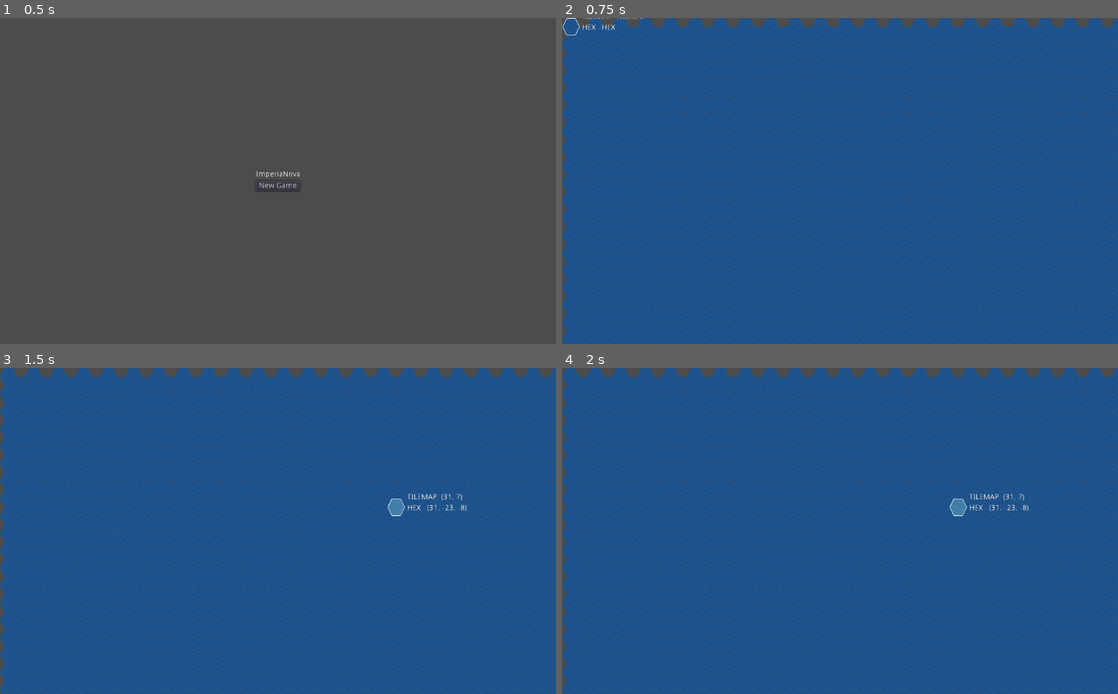
Above: before the commit, frames 1-4 (two rows, left to right).
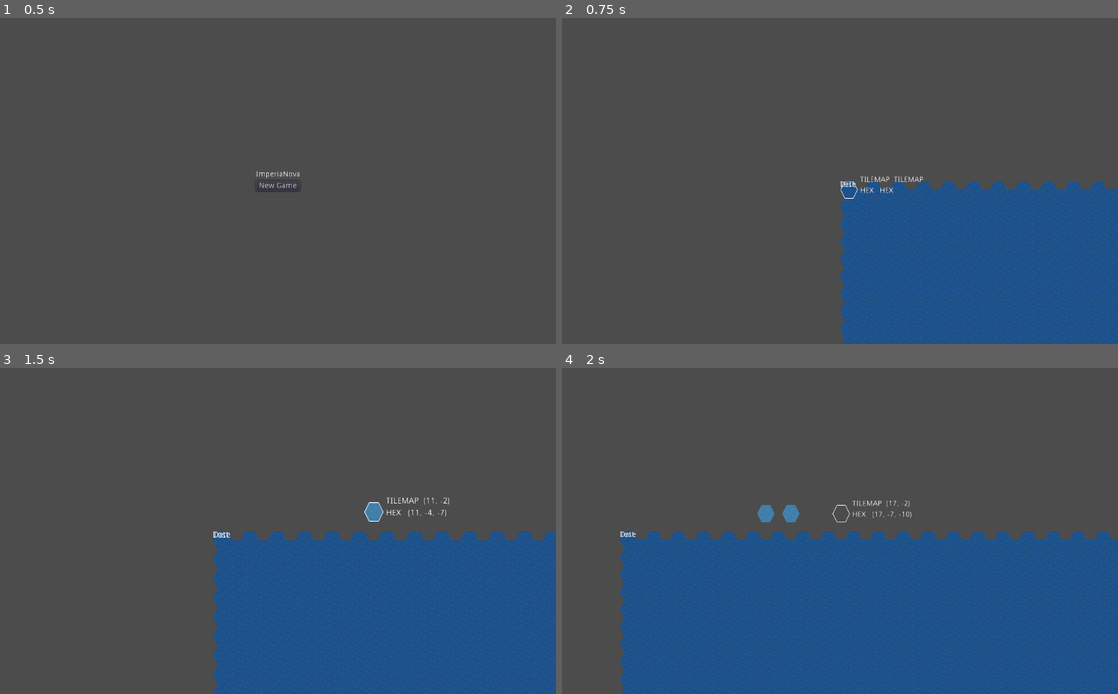
Above: after the commit, the same moments.

Repository: eranimo/imperianova
Game: Godot game, scene res://scenes/MainMenu/MainMenu.tscn
Two runs of this game, one before a commit and one after it. Both use one fixed random seed, a clock stepped at 60 frames per second and the inputs below.
Inputs (mouse positions are in pixels of both pictures, inside the frame that each line leads up to):
- Up to frame 1 (0.5 s): no input
- Up to frame 2 (0.75 s): click "New Game" at 0.5 s
- Up to frame 3 (1.5 s): tap Enter at 1.25 s; move the mouse to (400, 514) at 1.27 s; hold D (view_pan_right, bound only after the commit) from 1.28 s (still down); hold Mouse wheel up (view_zoom_in, bound only after the commit) from 1.28 s (still down); click (400, 514) at 1.42 s
- Up to frame 4 (2 s): keep holding D (view_pan_right, bound only after the commit); keep holding Mouse wheel up (view_zoom_in, bound only after the commit); click (962, 514) at 1.52 s; tap Mouse wheel down (view_zoom_out, bound only after the commi… at 1.55 s

Frame 1 is identical in both runs. In frame 2, 75% of the frame differs, in the area x 0-100%, y 0-100%; in frame 3, 69%; in frame 4, 56%.

Commit message:
fixed camera panning, zooming

Diff:
--- a/project.godot
+++ b/project.godot
@@ -42,9 +42,39 @@
 , Object(InputEventMouseButton,"resource_local_to_scene":false,"resource_name":"","device":0,"alt":false,"shift":false, …(202 unchanged characters)…
  ]
 }
-move_map={
+view_pan_mouse={
 "deadzone": 0.5,
 "events": [ Object(InputEventMouseButton,"resource_local_to_scene":false,"resource_name":"","device":0,"alt":false,"shi …(212 unchanged characters)…
+ ]
+}
+view_zoom_in={
+"deadzone": 0.5,
+"events": [ Object(InputEventMouseButton,"resource_local_to_scene":false,"resource_name":"","device":0,"alt":false,"shift":false,"control":false,"meta":false,"command":false,"button_mask":0,"position":Vector2( 0, 0 ),"global_position":Vector2( 0, 0 ),"factor":1.0,"button_index":4,"pressed":false,"doubleclick":false,"script":null)
+ ]
+}
+view_zoom_out={
+"deadzone": 0.5,
+"events": [ Object(InputEventMouseButton,"resource_local_to_scene":false,"resource_name":"","device":0,"alt":false,"shift":false,"control":false,"meta":false,"command":false,"button_mask":0,"position":Vector2( 0, 0 ),"global_position":Vector2( 0, 0 ),"factor":1.0,"button_index":5,"pressed":false,"doubleclick":false,"script":null)
+ ]
+}
+view_pan_up={
+"deadzone": 0.5,
+"events": [ Object(InputEventKey,"resource_local_to_scene":false,"resource_name":"","device":0,"alt":false,"shift":false,"control":false,"meta":false,"command":false,"pressed":false,"scancode":87,"unicode":0,"echo":false,"script":null)
+ ]
+}
+view_pan_down={
+"deadzone": 0.5,
+"events": [ Object(InputEventKey,"resource_local_to_scene":false,"resource_name":"","device":0,"alt":false,"shift":false,"control":false,"meta":false,"command":false,"pressed":false,"scancode":83,"unicode":0,"echo":false,"script":null)
+ ]
+}
+view_pan_left={
+"deadzone": 0.5,
+"events": [ Object(InputEventKey,"resource_local_to_scene":false,"resource_name":"","device":0,"alt":false,"shift":false,"control":false,"meta":false,"command":false,"pressed":false,"scancode":65,"unicode":0,"echo":false,"script":null)
+ ]
+}
+view_pan_right={
+"deadzone": 0.5,
+"events": [ Object(InputEventKey,"resource_local_to_scene":false,"resource_name":"","device":0,"alt":false,"shift":false,"control":false,"meta":false,"command":false,"pressed":false,"scancode":68,"unicode":0,"echo":false,"script":null)
  ]
 }
 
--- a/scenes/GameView/GameView.gd
+++ b/scenes/GameView/GameView.gd
@@ -1,23 +1,5 @@
-extends Camera2D
-
-var fixed_toggle_point = Vector2(0,0)
-
+extends Node2D
 
 func _ready():
 	var map = get_node("Map")
-	map.call("setup_map", 100, 50)
-
-func _process(delta):
-	# This happens once 'move_map' is pressed
-	if Input.is_action_just_pressed('move_map'):
-		var ref = get_viewport().get_mouse_position()
-		fixed_toggle_point = ref
-	# This happens while 'move_map' is pressed
-	if Input.is_action_pressed('move_map'):
-		slide_map_around()
-
-# slides the map around
-func slide_map_around():
-	var ref = get_viewport().get_mouse_position()
-	self.global_position.x += (ref.x - fixed_toggle_point.x) / 20
-	self.global_position.y += (ref.y - fixed_toggle_point.y) / 20
+	map.call("setup_map", 150, 75)
--- a/scenes/GameView/GameView.tscn
+++ b/scenes/GameView/GameView.tscn
@@ -1,9 +1,30 @@
-[gd_scene load_steps=3 format=2]
+[gd_scene load_steps=4 format=2]
 
 [ext_resource path="res://scenes/GameView/GameView.gd" type="Script" id=1]
 [ext_resource path="res://scenes/Map/Map.tscn" type="PackedScene" id=2]
+[ext_resource path="res://scenes/GameView/MapCamera.gd" type="Script" id=3]
 
-[node name="Node2D" type="Camera2D"]
+[node name="Node2D" type="Node2D"]
 script = ExtResource( 1 )
 
 [node name="Map" parent="." instance=ExtResource( 2 )]
+
+[node name="Label" type="Label" parent="Map"]
+margin_right = 40.0
+margin_bottom = 14.0
+text = "Test"
+__meta__ = {
+"_edit_use_anchors_": false
+}
+
+[node name="MapCamera" type="Camera2D" parent="Map"]
+current = true
+script = ExtResource( 3 )
+
+[node name="Label" type="Label" parent="."]
+margin_right = 40.0
+margin_bottom = 14.0
+text = "Date"
+__meta__ = {
+"_edit_use_anchors_": false
+}
--- /dev/null
+++ b/scenes/GameView/MapCamera.gd
@@ -0,0 +1,39 @@
+extends Camera2D
+
+var zoom_step = 0.1
+var min_zoom = 0.5
+var max_zoom = 2.0
+
+var pan_speed = 600
+
+var _mouse_captured = false
+func _unhandled_input(event):
+	# mousewheel zoom
+	if event is InputEventMouseButton:
+		if event.is_action_pressed("view_zoom_in"):
+			zoom /= 1 + zoom_step
+		if event.is_action_pressed("view_zoom_out"):
+			zoom *= 1 + zoom_step
+
+	if event.is_action_pressed("view_pan_mouse"):
+		_mouse_captured = true
+	elif event.is_action_released("view_pan_mouse"):
+		_mouse_captured = false
+
+	print(zoom)
+	if _mouse_captured && event is InputEventMouseMotion:
+		position -= event.relative * zoom #opposite to relative motion, like we're grabbing the map
+
+func _process(delta):
+	var panning = Vector2()
+	if Input.is_action_pressed("view_pan_up"):
+		panning.y -= 1
+	if Input.is_action_pressed("view_pan_down"):
+		panning.y += 1
+	if Input.is_action_pressed("view_pan_left"):
+		panning.x -= 1
+	if Input.is_action_pressed("view_pan_right"):
+		panning.x += 1
+
+	if panning.length_squared() > 0:
+		position += panning.normalized() * pan_speed * delta * zoom
--- a/scenes/HexGrid/HexGrid.gd
+++ b/scenes/HexGrid/HexGrid.gd
@@ -166,7 +166,7 @@
 const DIR_SW = Vector3(-1, 0, 1)
 const DIR_NW = Vector3(-1, 1, 0)
 const DIR_ALL = [DIR_N, DIR_NE, DIR_SE, DIR_S, DIR_SW, DIR_NW]
-const hex_size = Vector2(64,60) # We define how big the tiles for our hexes are
+const hex_size = Vector2(32,32) # We define how big the tiles for our hexes are
 # Pathfinding obstacles {Vector2: cost}
 # A zero cost means impassable
 var path_obstacles = {}
